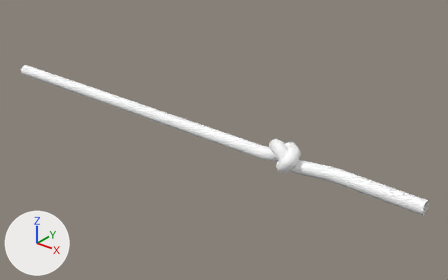
The FBX model Assets/Contents/Models/Environment/on_tree_buttons/rope/rope_lp_armature.fbx, before and after one commit.
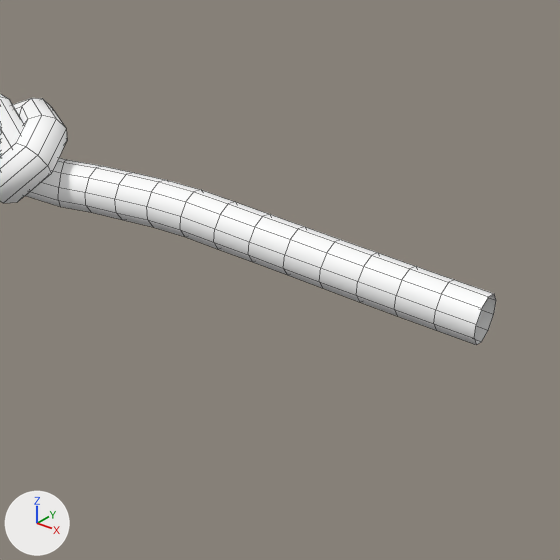
Old and new are each drawn whole from a 50 mm lens placed at (4.248, -2.714, 1.678), pointed at (1.957, 0.149, -0.097) and again close up on the part from 63% to 100% of the width and 40% to 100% of the height. The lights are fixed; the arrows at lower left show +X, +Y and +Z. The close-ups show mesh edges as thin lines. Where no turn or scale is listed for an object, it has been applied to the vertices.

In view in the first close-up: 'rope_old.002'.
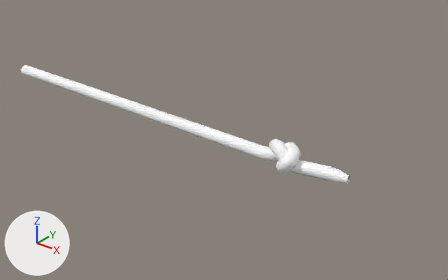
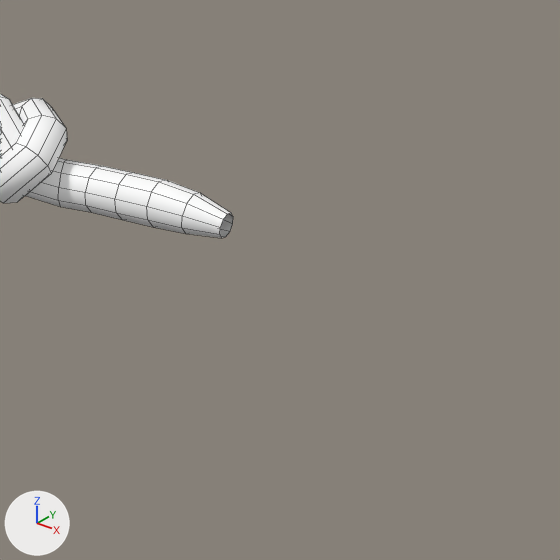
Where the change shows, as pixel boxes [x1, y1, x2, y2] in the close-ups (560 x 560 px):
'rope_old.002', reshaped: before [0, 94, 496, 345]; after [0, 94, 233, 238]
part 1 of me_circle_003, cut back: before [180, 190, 496, 345]; after [182, 193, 233, 238]

Edits to the bpy script that builds the scene:
```text
Change me_circle_003:
    used by ob_rope_old_002; location = (0.0, 0.0, 0.0)
    remove me_circle_003.from_pydata(...)  # 650 vertices, 640 faces; spans x 0.02..3.37, y -0.09..0.12, z -0.08..0.12
    add me_circle_003.from_pydata(...)  # 580 vertices, 570 faces; spans x 0.02..2.92, y -0.09..0.12, z -0.08..0.12
    me_circle_003 part 1
    70 vertices are removed from x 2.99..3.37, y -0.02..0.07, z -0.04..0.04
    70 faces are deleted
    10 vertices move from x 2.92..2.93, y -0.01..0.07, z -0.04..0.04 to x 2.92, y 0.01..0.05, z -0.02..0.02
```
